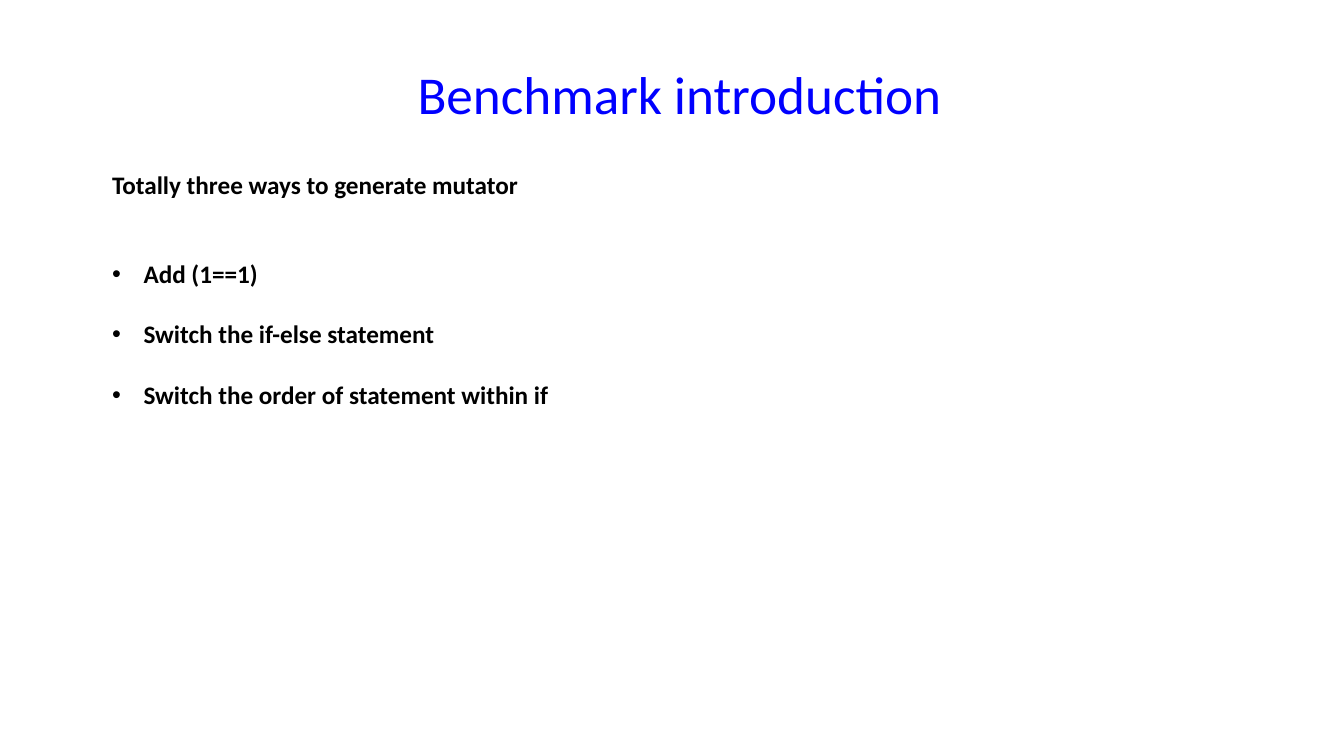
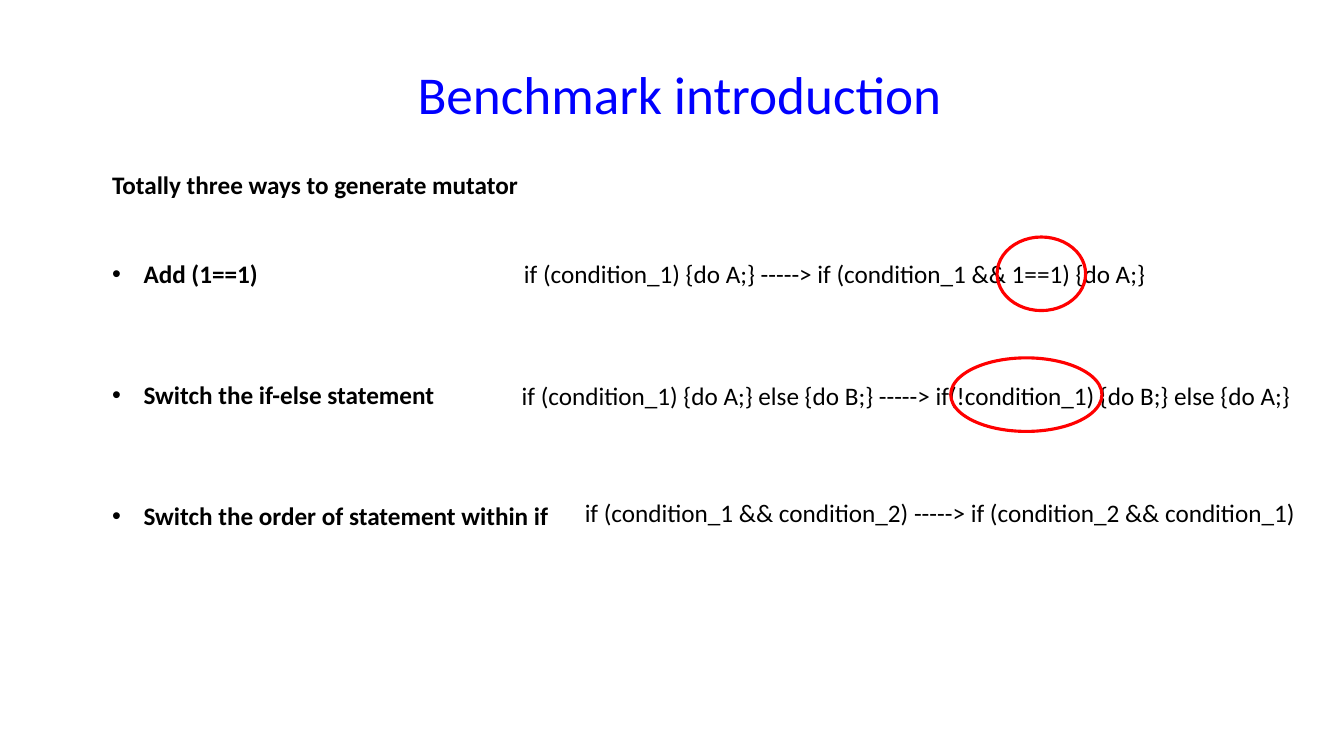
Before and after one commit to chipmunk-project/chipmunk_talk, a slide deck: slide 12 of HotNets_talk.pptx (slide 7 before the commit). Drawn at 1344x756 pixels with LibreOffice and Linux fonts; fonts in the diff are those of the drawing. Boxes give left, top, right and bottom in pixels: in the first picture for what was removed or moved away, otherwise in the second. Text is boxed around its words. In the diff, an @@ line names an element or a change of style, - is before the commit and + after.

```diff
--- a/HotNets_talk.pptx
+++ b/HotNets_talk.pptx
@@ ellipse added at (997,237,1086,311), outline #FF0000 2.25 pt @@
@@ text "Add (1==1)" rewrapped from (144,264,548,405) to (144,264,548,526) @@
@@ text added at (524,263,1145,290), 18 pt, text #000000 @@
+if (condition_1) {do A;} -----> if (condition_1 && 1==1) {do A;}
@@ ellipse added at (951,358,1102,432), outline #FF0000 2.25 pt @@
@@ text added at (522,385,1290,412), 18 pt, text #000000 @@
+if (condition_1) {do A;} else {do B;} -----> if(!condition_1) {do B;} else {do A;}
@@ text added at (585,504,1294,526), 18 pt, text #000000 @@
+if (condition_1 && condition_2) -----> if (condition_2 && condition_1)
```
Also in this commit, not shown: 1 other slide changed, 9 slides added, 2 slides removed.
